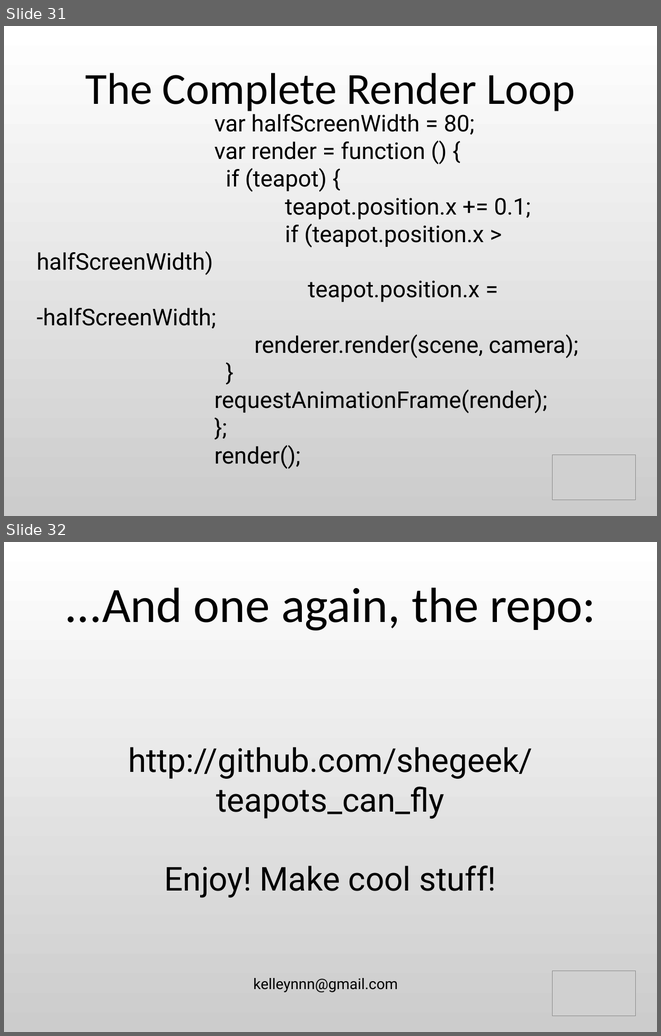
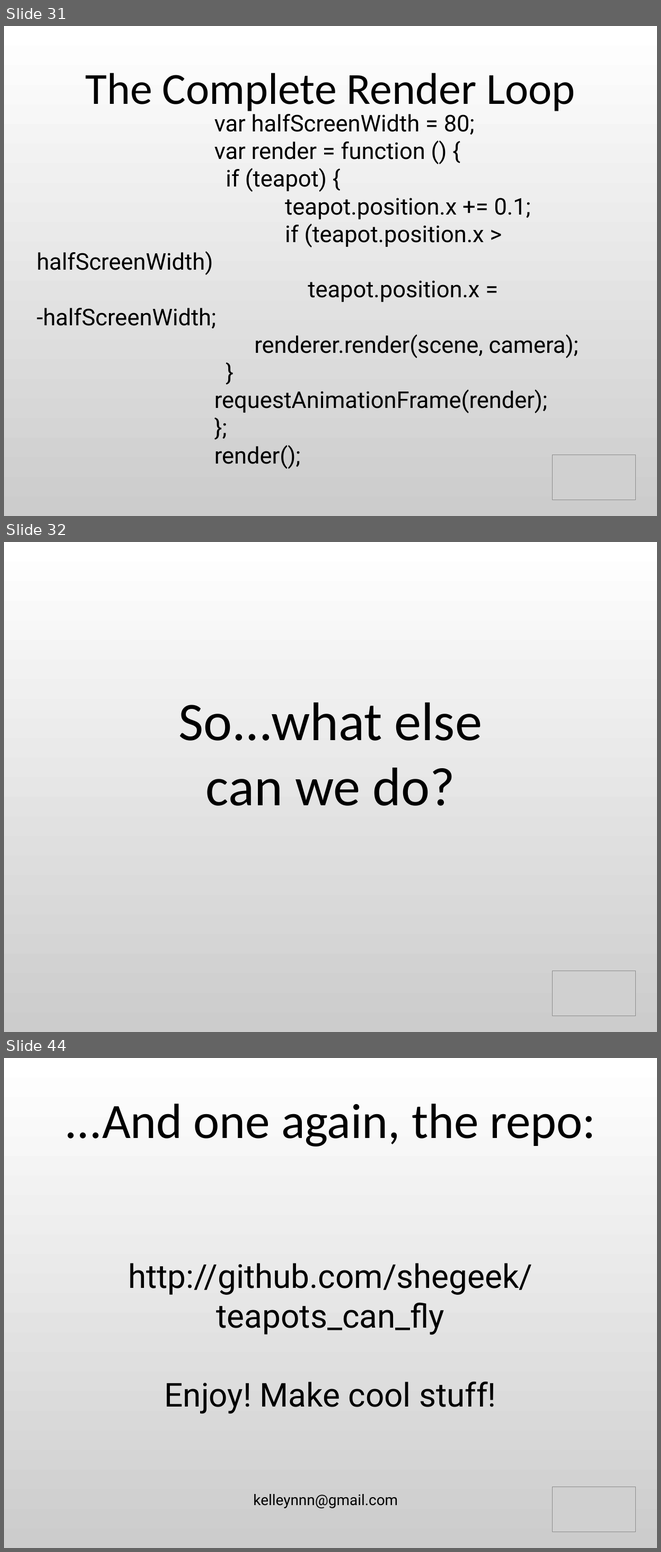
Before and after one commit to shegeek/teapots_can_fly, a slide deck: slides/teapots_can_fly-slides.odp. Shown one above the other, each under a label of ours: slides 31 and 32 before the commit, slides 31, 32 and 44 after it; the slides between them are not shown. The pictures are 661x1036 and 661x1552 pixels, drawn with LibreOffice and Linux fonts; fonts in the diff are those of the drawing; grey boxes stand for pictures. Boxes give left, top, right and bottom in pixels: in the first picture for what was removed or moved away, otherwise in the second. Text is boxed around its words. In the diff, an @@ line names an element or a change of style, - is before the commit and + after.

```diff
--- a/slides/teapots_can_fly-slides.odp
+++ b/slides/teapots_can_fly-slides.odp
@@ slide 32 added at box(4, 542, 657, 1032), background gradient #FFFFFF to #CCCCCC @@
@@ subtitle added at box(178, 703, 482, 806), 66 pt, text #000000 @@
+So...what else
+can we do?
@@ picture added at box(552, 971, 636, 1016) @@
@@ what was slide 32 is now slide 44 @@
```
Also in this commit, not shown: 12 other slides added, 7 other files.
